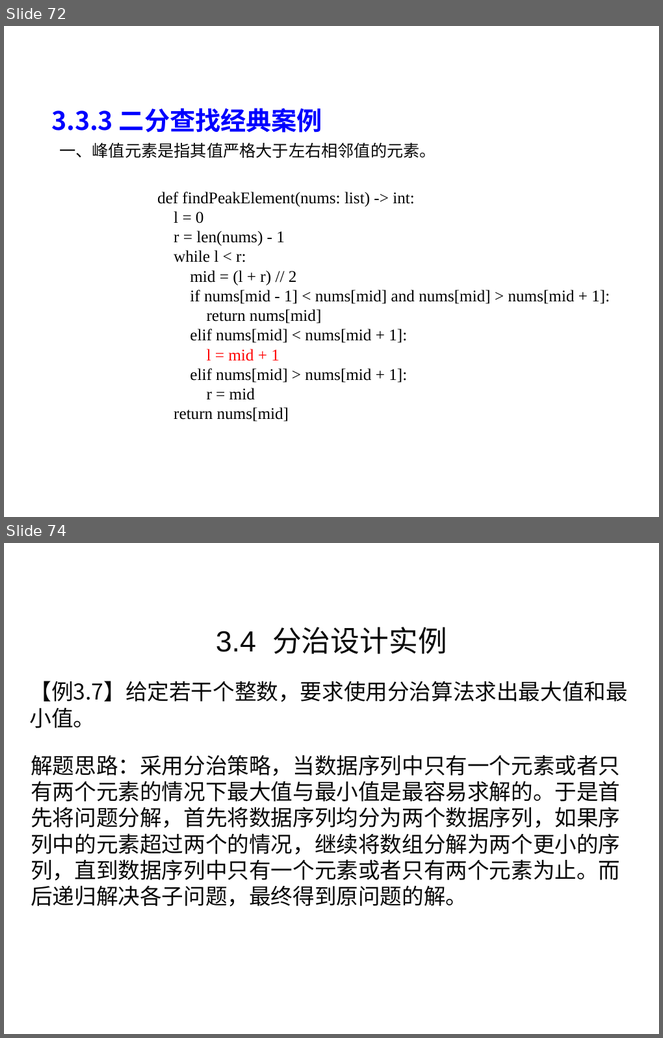
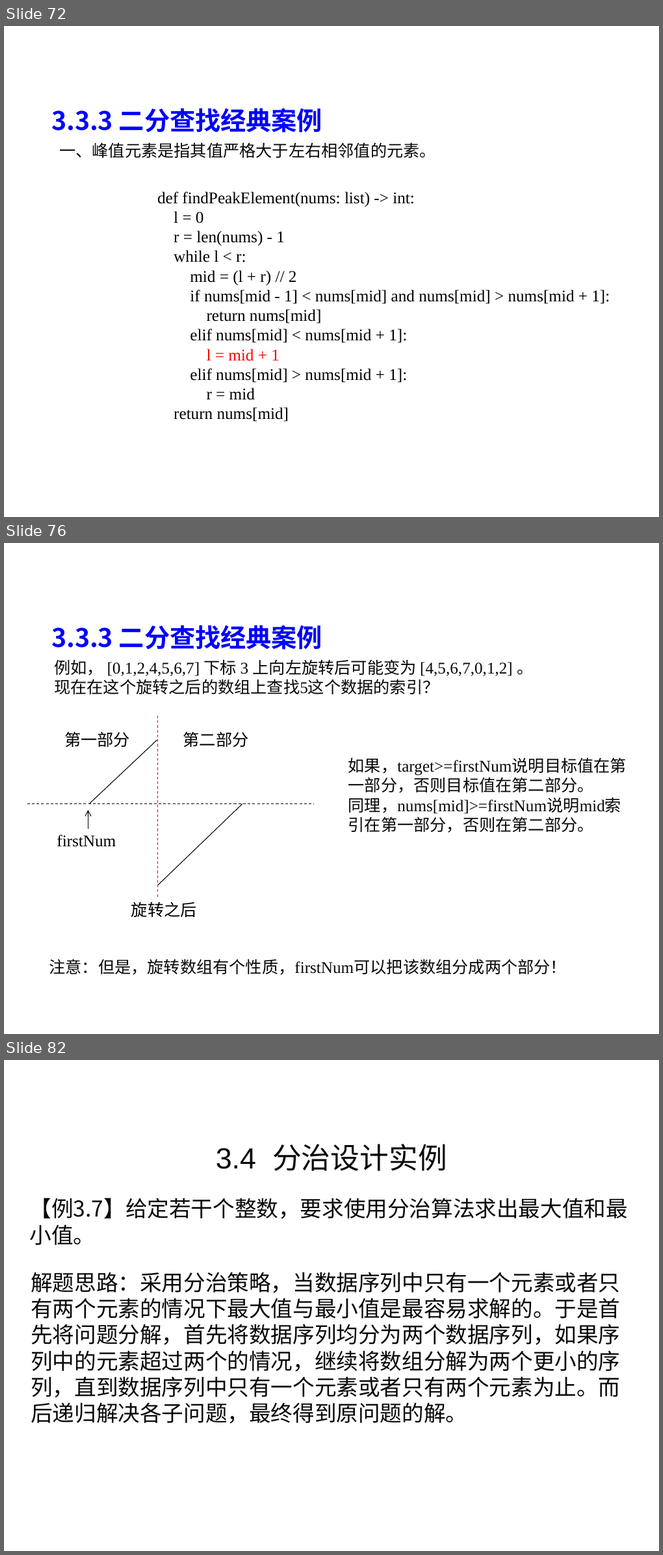
Before and after one commit to liutongling/DP, a slide deck: file/第3章 分治法计.pptx. Shown one above the other, each under a label of ours: slides 72 and 74 before the commit, slides 72, 76 and 82 after it; the slides between them are not shown. The pictures are 663x1038 and 663x1555 pixels, drawn with LibreOffice and Linux fonts; fonts in the diff are those of the drawing; background and template pictures are left out. Boxes give left, top, right and bottom in pixels: in the first picture for what was removed or moved away, otherwise in the second. Text is boxed around its words. In the diff, an @@ line names an element or a change of style, - is before the commit and + after.

```diff
--- a/file/第3章 分治法计.pptx
+++ b/file/第3章 分治法计.pptx
@@ slide 76 added at [4, 543, 659, 1034], background #FFFFFF @@
@@ text added at [51, 625, 322, 650], 28 pt, text #0000FF, bold @@
+3.3.3 二分查找经典案例
@@ text added at [54, 659, 533, 694], 18 pt, text #080808 @@
+例如， [0,1,2,4,5,6,7] 下标 3 上向左旋转后可能变为 [4,5,6,7,0,1,2] 。
+现在在这个旋转之后的数组上查找5这个数据的索引？
@@ line added from (157, 716) to (157, 897), #FF0000 0.75 pt dashed @@
@@ text added at [64, 731, 130, 747], 18 pt, text #000000 @@
+第一部分
@@ text added at [183, 731, 249, 747], 18 pt, text #000000 @@
+第二部分
@@ line added from (89, 804) to (157, 740), #000000 0.75 pt @@
@@ text added at [348, 757, 627, 833], 18 pt, text #080808 @@
+如果，target>=firstNum说明目标值在第一部分，否则目标值在第二部分。
+同理，nums[mid]>=firstNum说明mid索引在第一部分，否则在第二部分。
@@ line added from (27, 804) to (314, 804), #000000 0.75 pt dashed @@
@@ arrow added from (88, 829) to (88, 810), #000000 0.75 pt @@
@@ line added from (158, 886) to (243, 804), #000000 0.75 pt @@
@@ text added at [57, 835, 116, 847], 18 pt, text #000000 @@
+firstNum
@@ text added at [131, 902, 197, 917], 18 pt, text #000000 @@
+旋转之后
@@ text added at [49, 959, 567, 975], 18 pt, text #080808 @@
+注意：但是，旋转数组有个性质，firstNum可以把该数组分成两个部分！
@@ what was slide 74 is now slide 82 @@
```
Also in this commit, not shown: 2 slides changed, 7 other slides added, 2 other files.
